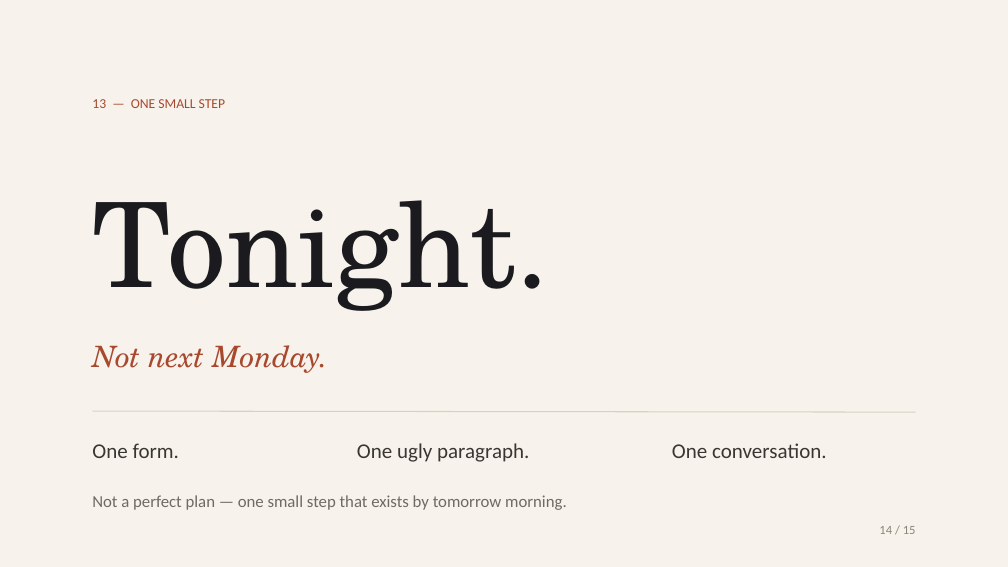
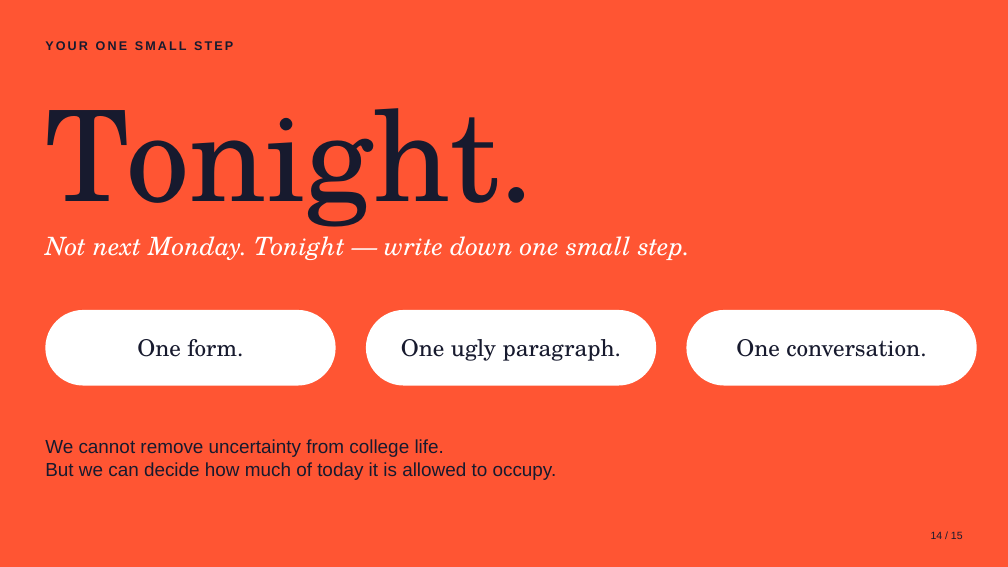
Before and after one commit to Kyson-CCHEN/English-presentation, a slide deck: slide 14 of Planning_Is_the_Pressure.pptx. Drawn at 1008x567 pixels with LibreOffice and Linux fonts; fonts in the diff are those of the drawing. Boxes give left, top, right and bottom in pixels: in the first picture for what was removed or moved away, otherwise in the second. Text is boxed around its words. In the diff, an @@ line names an element or a change of style, - is before the commit and + after.

```diff
--- a/Planning_Is_the_Pressure.pptx
+++ b/Planning_Is_the_Pressure.pptx
@@ background #FFFFFF to #FF5533 @@
@@ rectangle removed at [0, 0, 1008, 567] @@
@@ text at [45, 41, 233, 50]: text changed; size 13 to 12 pt; font Calibri to Arial; text colour #A8492F to #171A2E; bold on @@
-13 — ONE SMALL STEP
+YOUR ONE SMALL STEP
@@ text "Tonight.": place and size @@
-text "Tonight." at [92, 200, 549, 311]
+text "Tonight." at [45, 108, 534, 238]
@@ text "Tonight." at [45, 108, 534, 238]: size 112 to 120 pt, text colour #1B1B1F to #171A2E; line spacing 1.05 to 1 @@
@@ text at [45, 236, 690, 260]: text changed; size 28 to 24 pt; text colour #A8492F to #FFFFFF @@
-Not next Monday.
+Not next Monday. Tonight — write down one small step.
@@ text "One form.": place and size @@
-text "One form." at [92, 443, 180, 458]
+text "One form." at [137, 339, 243, 357]
@@ rounded rectangle added at [45, 310, 336, 386], fill #FFFFFF @@
@@ text "One ugly paragraph.": place and size @@
-text "One ugly paragraph." at [357, 443, 529, 462]
+text "One ugly paragraph." at [401, 339, 622, 361]
@@ rounded rectangle added at [366, 310, 656, 386], fill #FFFFFF @@
@@ size 20 to 22 pt, font Calibri to TeX Gyre Schola, text colour #3A3733 to #171A2E; alignment left to centre; vertical alignment top to middle in 3 elements at [137, 339, 243, 357], [401, 339, 622, 361], [736, 339, 926, 357] @@
@@ text "One conversation.": place and size @@
-text "One conversation." at [672, 443, 827, 458]
+text "One conversation." at [736, 339, 926, 357]
@@ rounded rectangle added at [687, 310, 977, 386], fill #FFFFFF @@
@@ line removed from (92, 411) to (916, 412) @@
@@ text added at [45, 439, 557, 480], 18 pt, text #171A2E @@
+We cannot remove uncertainty from college life.
+But we can decide how much of today it is allowed to occupy.
@@ text removed at [92, 495, 567, 510] @@
-Not a perfect plan — one small step that exists by tomorrow morning.
@@ text "14 / 15" at [931, 531, 963, 539]: size 12 to 10 pt, font Calibri to Arial, text colour #8C8478 to #171A2E; line spacing 0.9 to 1 @@
```
Also in this commit, not shown: 10 other slides changed, 4 slides added, 4 slides removed.
